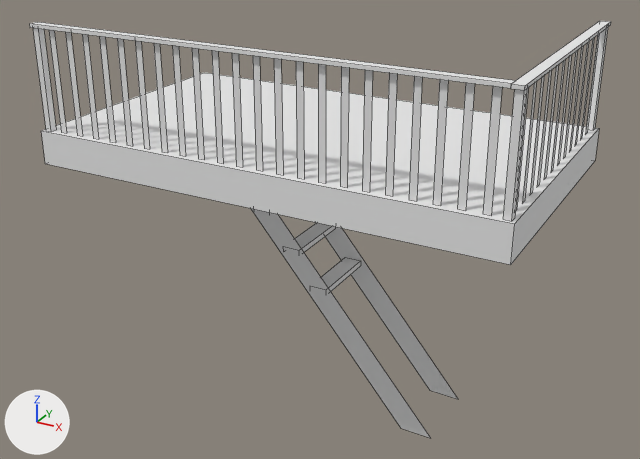
One commit to the OBJ model Assets/Meshes/City/Platforms/fire_staircase.obj: the scene before it, then after it.
Camera for both pictures: a 50 mm lens placed at (5.93, -10.82, 4.08), pointed at (-0.06, 0.06, -1.36). The axes (+X, +Y, +Z) are drawn at lower left. The lights are the same throughout. Mesh edges are drawn as thin lines. Where no turn or scale is listed for an object, it has been applied to the vertices.

Names of what the first picture shows: 'fire_staircase'.
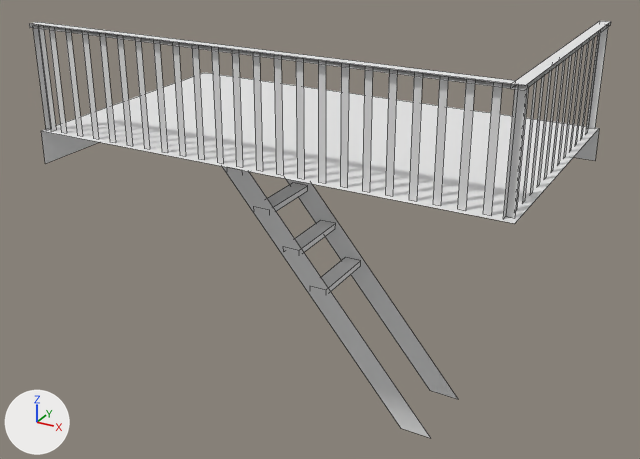
The newer file is also turned or shifted as a whole; pictures and numbers use the older file's frame.

Location of each change, (x1, y1, x2, y2) in pixels of the pictures (640 x 459 px):
'fire_staircase', reshaped: before (30, 21, 611, 438); after (29, 21, 611, 438)
part 1 of me_fire_staircase, rebuilt: before (30, 22, 516, 88); after (29, 22, 515, 88)
part 2 of me_fire_staircase, deleted: before (33, 22, 611, 265)

The change, as a list of edits to the scene's bpy script:
```text
Change me_fire_staircase:
    used by ob_fire_staircase; location = (0.0, 0.0, 0.0)
    verts and faces of me_fire_staircase; kept vertices keep their numbers, new ones are numbered from 224
    before: 40 (3.32, -1.98, 1.73) at pixel (510, 88), 41 (3.46, -1.98, 1.73) at pixel (524, 90), 42 (3.32, -1.98, 1.78) at pixel (511, 83), 43 (3.46, -1.98, 1.78) at pixel (525, 85), 45 (3.46, 2.02, 1.77) at pixel (610, 21)
    before: 47 (3.46, 2.02, 1.72) at pixel (610, 25), 52 (-3.45, -1.95, 0.25) at pixel (46, 130), 53 (-3.35, -1.95, 0.25) at pixel (51, 131), 54 (-3.45, -1.95, 1.75) at pixel (32, 25), 55 (-3.35, -1.95, 1.75) at pixel (38, 26)
    before: 96 (3.35, 1.85, 0.25) at pixel (586, 129), 97 (3.45, 1.85, 0.25) at pixel (593, 130), 98 (3.35, 1.85, 1.75), 99 (3.45, 1.85, 1.75), 101 (3.45, 1.95, 1.75) at pixel (608, 24)
    before: 103 (3.45, 1.95, 0.25) at pixel (594, 128), 116 (3.35, -1.95, 0.25) at pixel (503, 219), 117 (3.45, -1.95, 0.25) at pixel (511, 221), 118 (3.35, -1.95, 1.75), 119 (3.45, -1.95, 1.75) at pixel (524, 87)
    before: 121 (3.45, -1.85, 1.75) at pixel (527, 85), 123 (3.45, -1.85, 0.25) at pixel (514, 218), 216 (-3.5, -2.0, -0.25) at pixel (45, 163), 217 (3.5, -2.0, -0.25) at pixel (510, 264), 218 (-3.5, -2.0, 0.25) at pixel (41, 130)
    before: 219 (3.5, -2.0, 0.25) at pixel (514, 223), 221 (3.5, 2.0, 0.25) at pixel (599, 128), 222 (-3.5, 2.0, -0.25), 223 (3.5, 2.0, -0.25) at pixel (595, 160)
    remove me_fire_staircase.from_pydata(...)  # 224 vertices, 78 faces; spans x -3.5..3.5, y -2.0..2.02, z -4.83..1.78
    add me_fire_staircase.from_pydata(...)  # 219 vertices, 66 faces; spans x -3.5..3.5, y -2.0..2.02, z -4.83..1.78
    me_fire_staircase part 1: the loose piece of 8 vertices spanning x -3.48..3.32, y -1.97..-1.82, z 1.73..1.78 is rebuilt with 8 vertices and now spans x -3.49..3.31, y -1.98..-1.83, z 1.73..1.78
    me_fire_staircase part 2
    add delete_vertices([97, 99, 117, 119, 217])  # with the faces that use them
    add delete_faces([(40, 41, 43, 42), (41, 47, 45, 43), (52, 53, 55, 54)])
```
